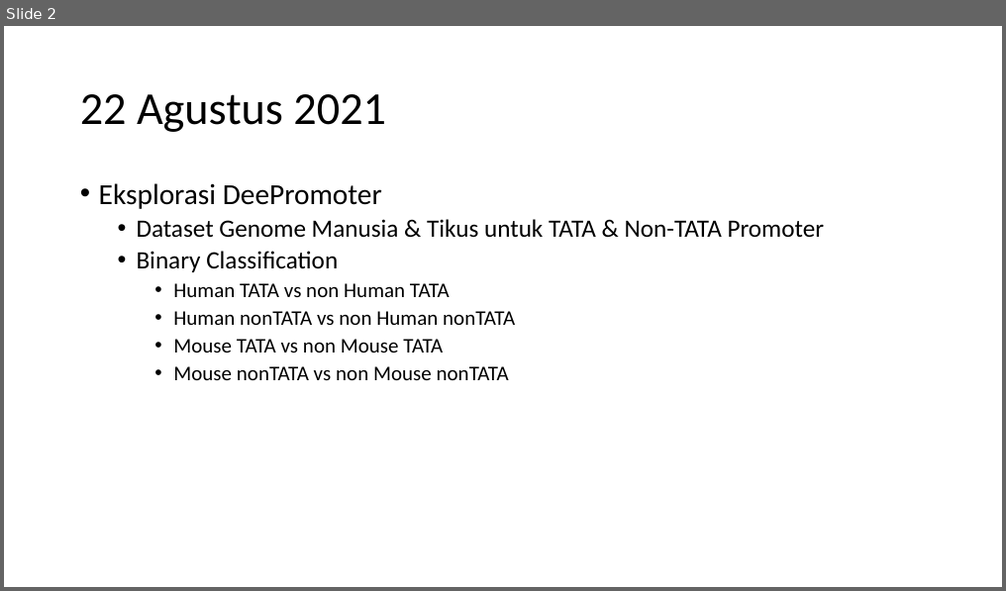
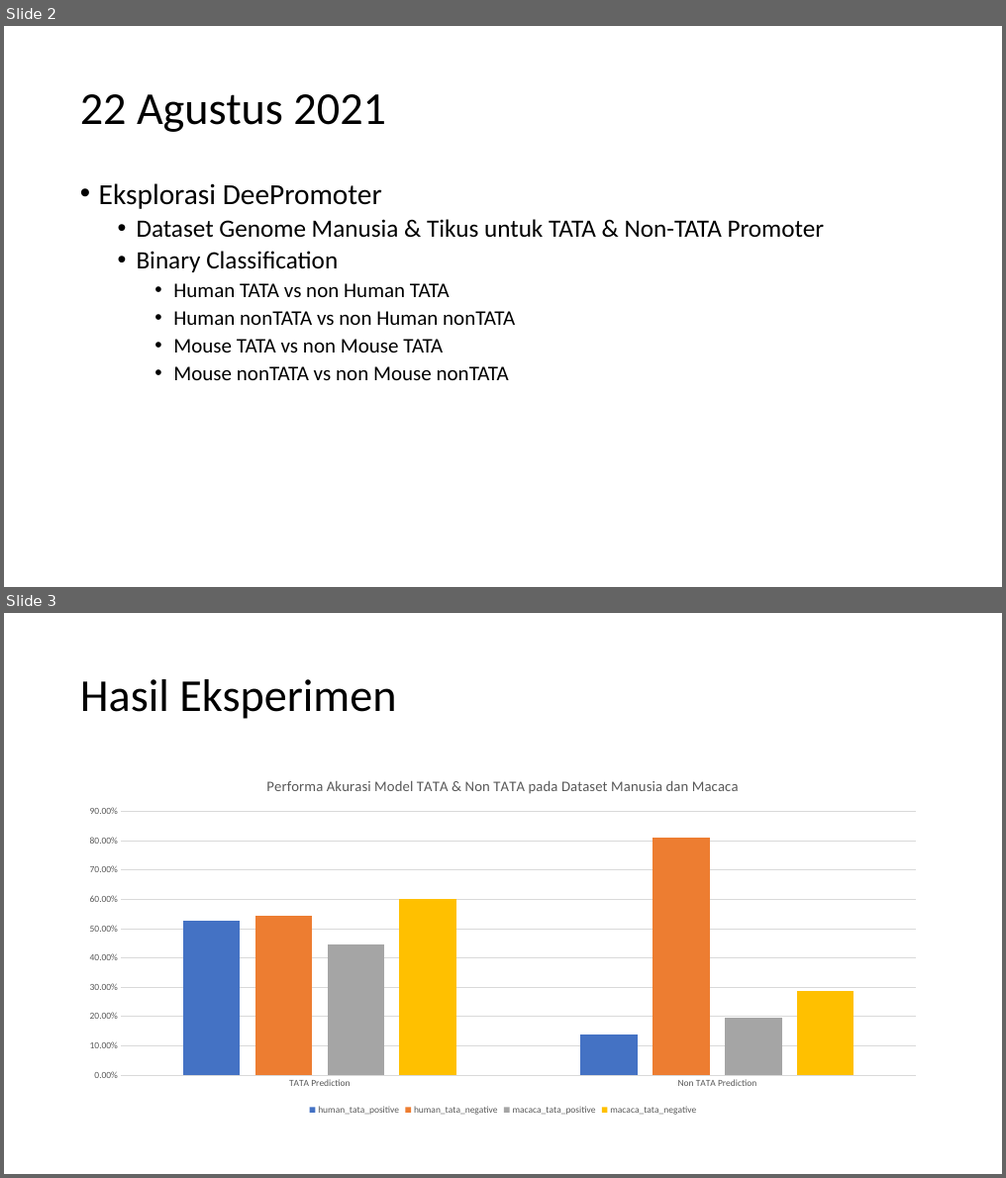
Before and after one commit to anwari32/sequence-processing, a slide deck: Sequence Processing.pptx. Shown one above the other, each under a label of ours: slide 2 before the commit, slides 2 and 3 after it. The pictures are 1006x591 and 1006x1178 pixels, drawn with LibreOffice and Linux fonts; fonts in the diff are those of the drawing. Boxes give left, top, right and bottom in pixels: in the first picture for what was removed or moved away, otherwise in the second. Text is boxed around its words. In the diff, an @@ line names an element or a change of style, - is before the commit and + after.

```diff
--- a/Sequence Processing.pptx
+++ b/Sequence Processing.pptx
@@ slide 3 added at (4, 613, 1002, 1174), background #FFFFFF @@
@@ title added at (80, 679, 396, 719), 44 pt, text #000000 @@
+Hasil Eksperimen
@@ column chart added at (73, 762, 934, 1119) @@
+title "Performa Akurasi Model TATA & Non TATA pada Dataset Manusia dan Macaca "
+categories: TATA Prediction, Non TATA Prediction
+human_tata_positive: 0.53, 0.14
+human_tata_negative: 0.54, 0.81
+macaca_tata_positive: 0.45, 0.2
+macaca_tata_negative: 0.6, 0.29
```
Also in this commit, not shown: 1 other slide added, 6 other files.
